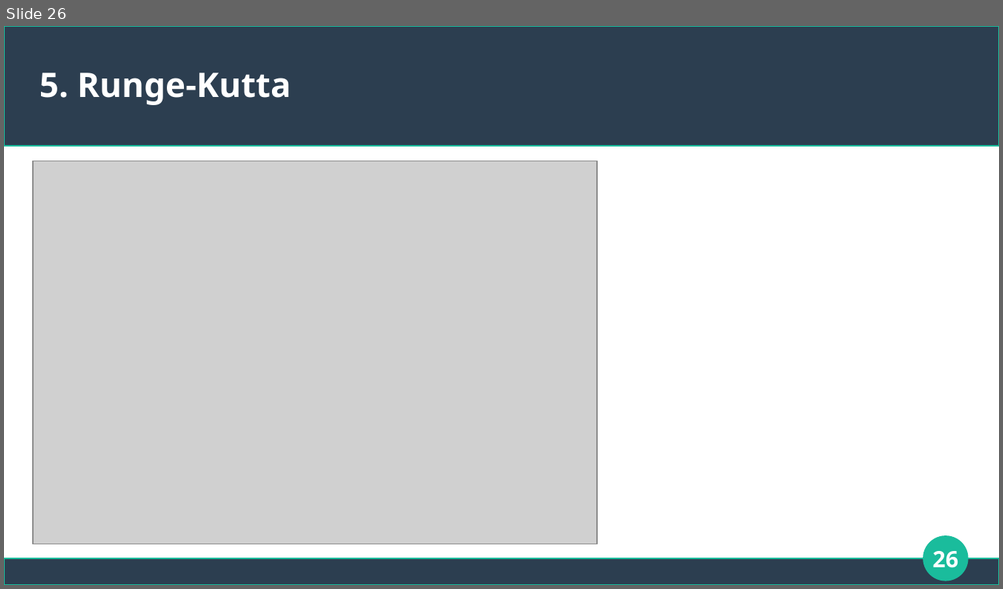
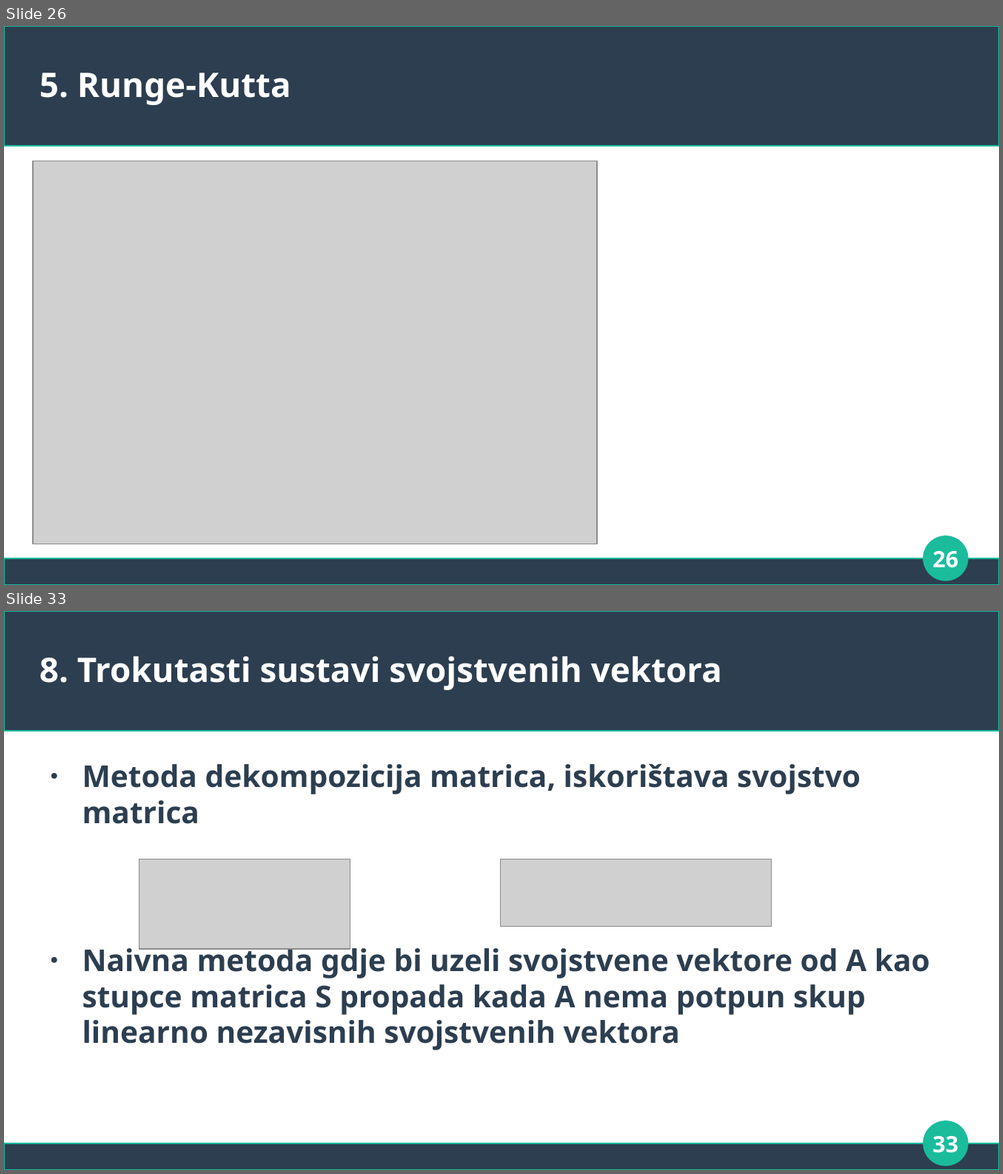
Before and after one commit to gbartol/matrix-exponential-function, a slide deck: Prezentacija_exp.odp. Shown one above the other, each under a label of ours: slide 26 before the commit, slides 26 and 33 after it; the slides between them are not shown. The pictures are 1003x589 and 1003x1174 pixels, drawn with LibreOffice and Linux fonts; fonts in the diff are those of the drawing; grey boxes stand for pictures. Boxes give left, top, right and bottom in pixels: in the first picture for what was removed or moved away, otherwise in the second. Text is boxed around its words. In the diff, an @@ line names an element or a change of style, - is before the commit and + after.

```diff
--- a/Prezentacija_exp.odp
+++ b/Prezentacija_exp.odp
@@ slide 33 added at [4,611,999,1170], background #FFFFFF; not listed: 3 template elements that a slide beside it also shows @@
@@ title added at [40,656,722,690], 27 pt, text #FFFFFF, bold @@
+8. Trokutasti sustavi svojstvenih vektora
@@ text added at [82,764,930,1051], 24 pt, text #2C3E50, bold @@
+● Metoda dekompozicija matrica, iskorištava svojstvo matrica
+● Naivna metoda gdje bi uzeli svojstvene vektore od A kao stupce matrica S propada kada A nema potpun skup linearno nezavisnih svojstvenih vektora
@@ picture added at [139,859,350,949] @@
@@ picture added at [501,859,771,927] @@
@@ page number added at [932,1136,958,1153], 18 pt, text #FFFFFF, bold @@
+33
```
Also in this commit, not shown: 2 slides changed, 10 other slides added, 2 other files.
